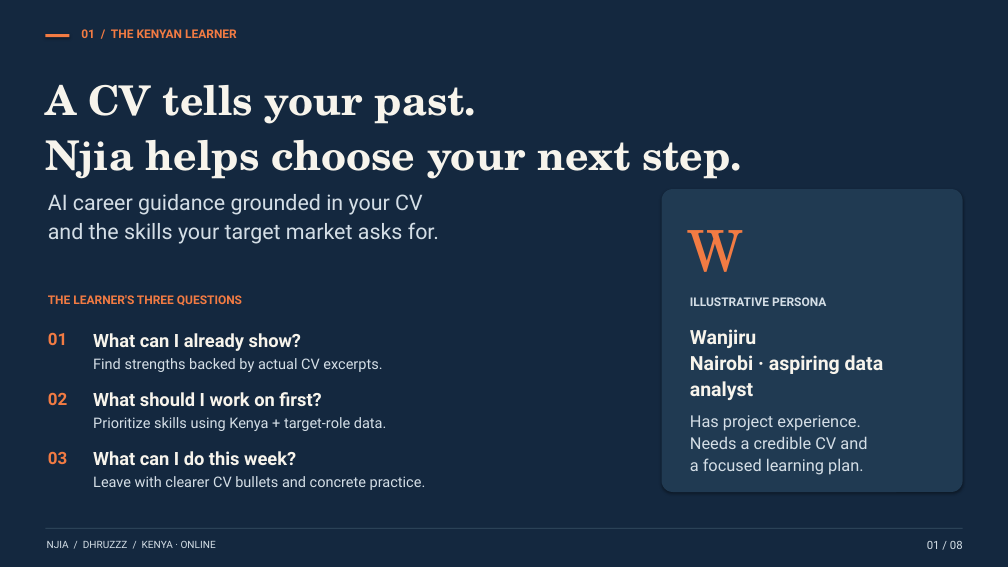
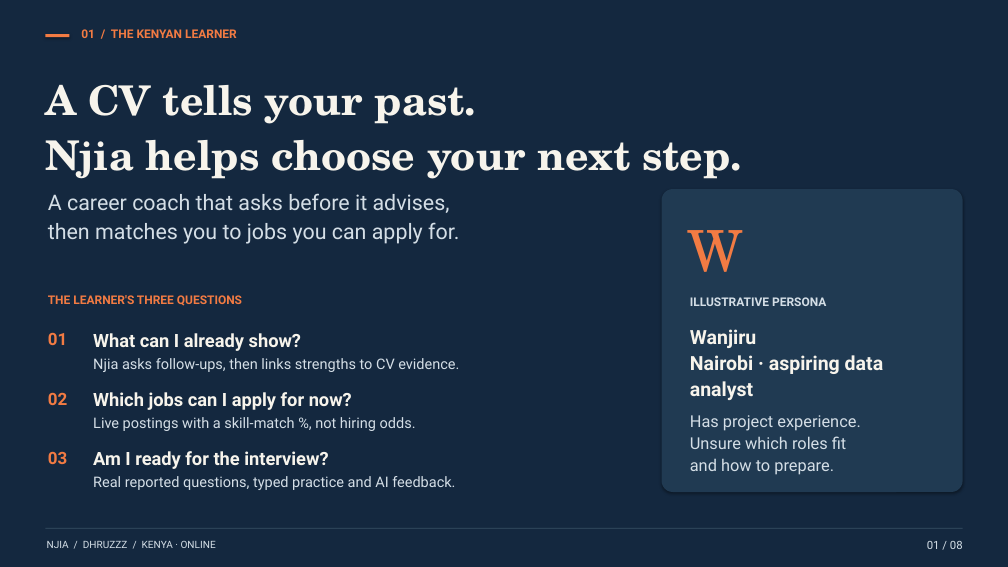
Before and after one commit to Eeshan-Vaghjiani/njia, a slide deck: slide 1 of presentation/Njia-Dhruzzz.pptx. Drawn at 1008x567 pixels with LibreOffice and Linux fonts; fonts in the diff are those of the drawing. Boxes give left, top, right and bottom in pixels: in the first picture for what was removed or moved away, otherwise in the second. Text is boxed around its words. In the diff, an @@ line names an element or a change of style, - is before the commit and + after.

```diff
--- a/presentation/Njia-Dhruzzz.pptx
+++ b/presentation/Njia-Dhruzzz.pptx
@@ text at <box>48,193,459,244</box>: text changed @@
-AI career guidance grounded in your CV
-and the skills your target market asks for.
+A career coach that asks before it advises,
+then matches you to jobs you can apply for.
@@ text at <box>93,358,459,372</box>: text changed @@
-Find strengths backed by actual CV excerpts.
+Njia asks follow-ups, then links strengths to CV evidence.
@@ text at <box>93,392,352,410</box>: text changed @@
-What should I work on first?
+Which jobs can I apply for now?
@@ text at <box>93,417,416,431</box>: text changed @@
-Prioritize skills using Kenya + target-role data.
+Live postings with a skill-match %, not hiring odds.
@@ text at <box>690,436,846,475</box>: text changed @@
-Needs a credible CV and
-a focused learning plan.
+Unsure which roles fit
+and how to prepare.
@@ text at <box>93,451,328,469</box>: text changed @@
-What can I do this week?
+Am I ready for the interview?
@@ text at <box>93,476,455,490</box>: text changed @@
-Leave with clearer CV bullets and concrete practice.
+Real reported questions, typed practice and AI feedback.
```
Also in this commit, not shown: 7 other slides changed, 30 other files.
